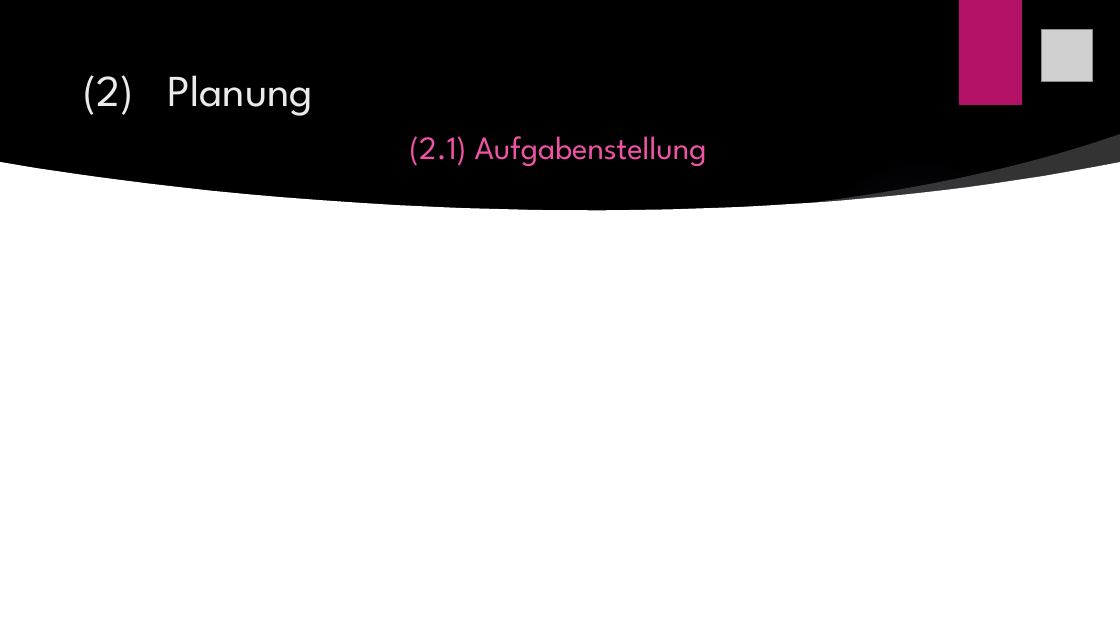
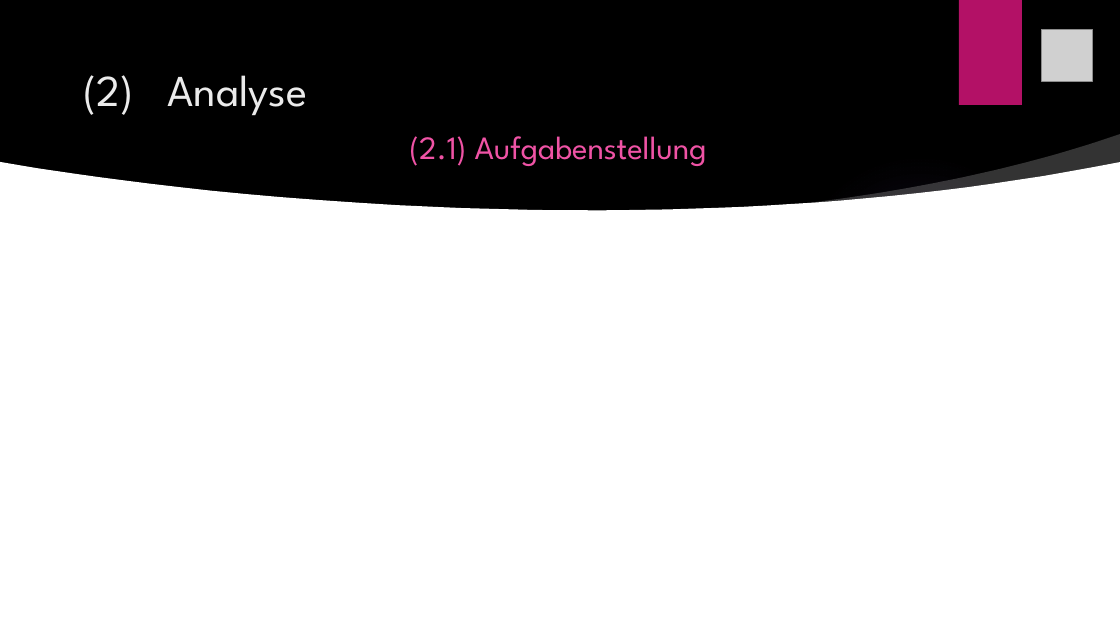
Before and after one commit to hejo221/swt20w37, a slide deck: slide 4 of LaBouteillePräsentation/LaBouteille.pptx. Drawn at 1120x630 pixels with LibreOffice and Linux fonts; fonts in the diff are those of the drawing; grey boxes stand for pictures; background and template pictures are left out. Boxes give left, top, right and bottom in pixels: in the first picture for what was removed or moved away, otherwise in the second. Text is boxed around its words. In the diff, an @@ line names an element or a change of style, - is before the commit and + after.

```diff
--- a/LaBouteillePräsentation/LaBouteille.pptx
+++ b/LaBouteillePräsentation/LaBouteille.pptx
@@ title at bbox=[84, 75, 707, 166]: text changed @@
-(2) Planung
-(2.1) Aufgabenstellung
+(2) Analyse
+(2.1) Aufgabenstellung
```
Also in this commit, not shown: 2 other slides changed, 3 slides added, 14 slides removed, 4 other files.
